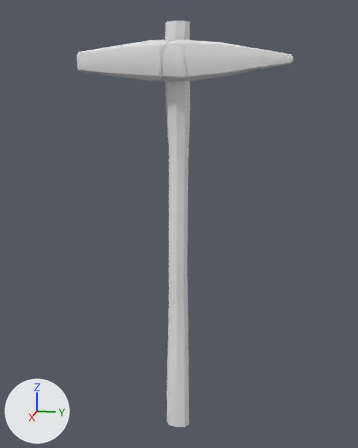
Renders of the Blender file Content/Weapons/StonePickaxe/Meshes/SM_StonePickaxe_001.blend from each side of a commit.
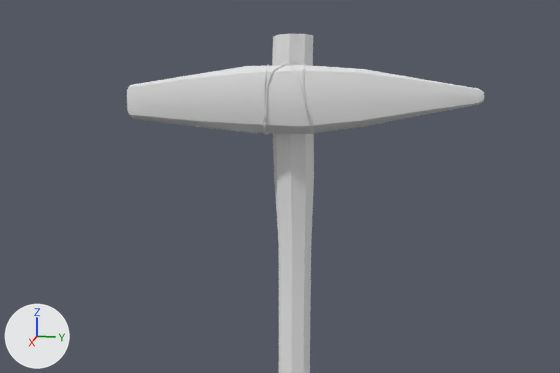
There are two pictures of each version: one whole from a camera (50 mm lens) standing at (0.797, 0.161, 0.508) and looking at (0.002, 0.002, 0.31), one close up on the part from 0% to 95% of the width and 0% to 51% of the height. Arrows for +X, +Y and +Z are at lower left; the lights stay in place.

The scene before the commit, as lines of its bpy script (objects in view):
```python
me_circle_001 = bpy.data.meshes.new('Circle.001')
me_circle_001.from_pydata(...)  # 1366 vertices, 1382 faces; spans x -0.26..0.54, y -2.0..2.28, z -0.97..8.09
me_circle_001.polygons.foreach_set('use_smooth', [True] * 1382)
# faces by material slot: [128, 132, 1122]
me_circle_001.materials.append(mat_pickaxestick)  # white #e7e7e7
me_circle_001.materials.append(mat_pickaxestone)  # white #e7e7e7
me_circle_001.materials.append(mat_pickaxerope)  # white #e7e7e7
ob_stonepickaxe = bpy.data.objects.new('StonePickaxe', me_circle_001)
ob_stonepickaxe.location = (0.0, 0.0, 0.0)
ob_stonepickaxe.scale = (0.0791, 0.077, 0.0777)
```
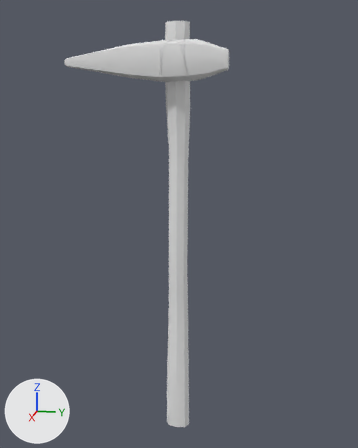
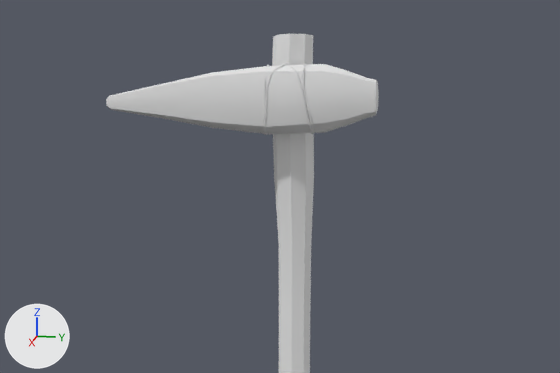
Where the change shows, as pixel boxes (x1, y1, x2, y2) in the close-ups (560 x 373 px; the box of a moved part takes in the faces that stretch with it):
```json
{"object": "StonePickaxe", "change": "reshaped", "before": [127, 34, 484, 373], "after": [106, 34, 379, 373]}
{"part": 1, "of": "me_circle_001", "change": "moved or reshaped", "before": [127, 65, 484, 134], "after": [106, 64, 379, 133]}
```

Edits to the scene script, one JSON object a line:
```json
{"block": "me_circle_001", "where": "# used by ob_stonepickaxe; location = (0.0, 0.0, 0.0); scale = (0.0791, 0.077, 0.0777)"}
{"op": "remove", "block": "me_circle_001", "code": "me_circle_001.from_pydata(...)  # 1366 vertices, 1382 faces; spans x -0.26..0.54, y -2.0..2.28, z -0.97..8.09"}
{"op": "add", "block": "me_circle_001", "code": "me_circle_001.from_pydata(...)  # 1366 vertices, 1382 faces; spans x -0.26..0.54, y -2.29..1.08, z -0.97..8.09"}
{"block": "me_circle_001", "change": "me_circle_001 part 1: 122 of 1366 vertices moved; they spanned x 0.14..0.53, y -2.0..2.28, z 6.94..7.71 and now span x 0.14..0.53, y -2.29..1.08, z 6.94..7.71; mean shift (0.0, -0.3, 0.0); largest move (0.34, 2.28, 7.33) -> (0.34, -2.29, 7.33)"}
```
